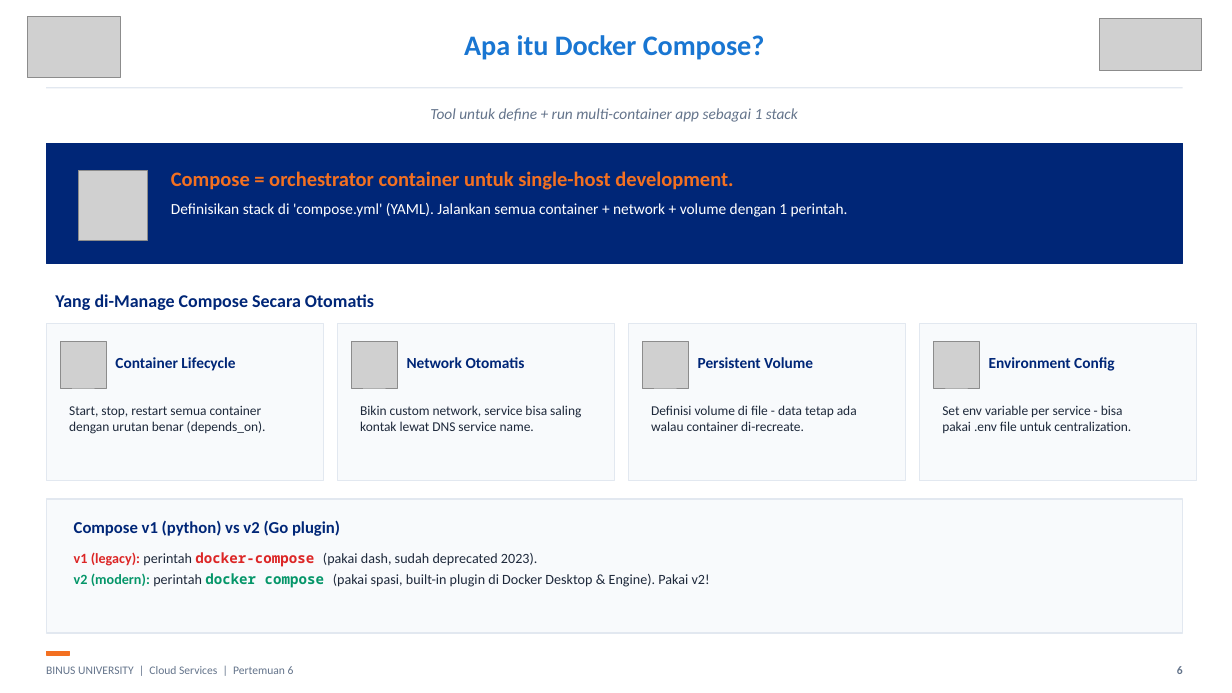
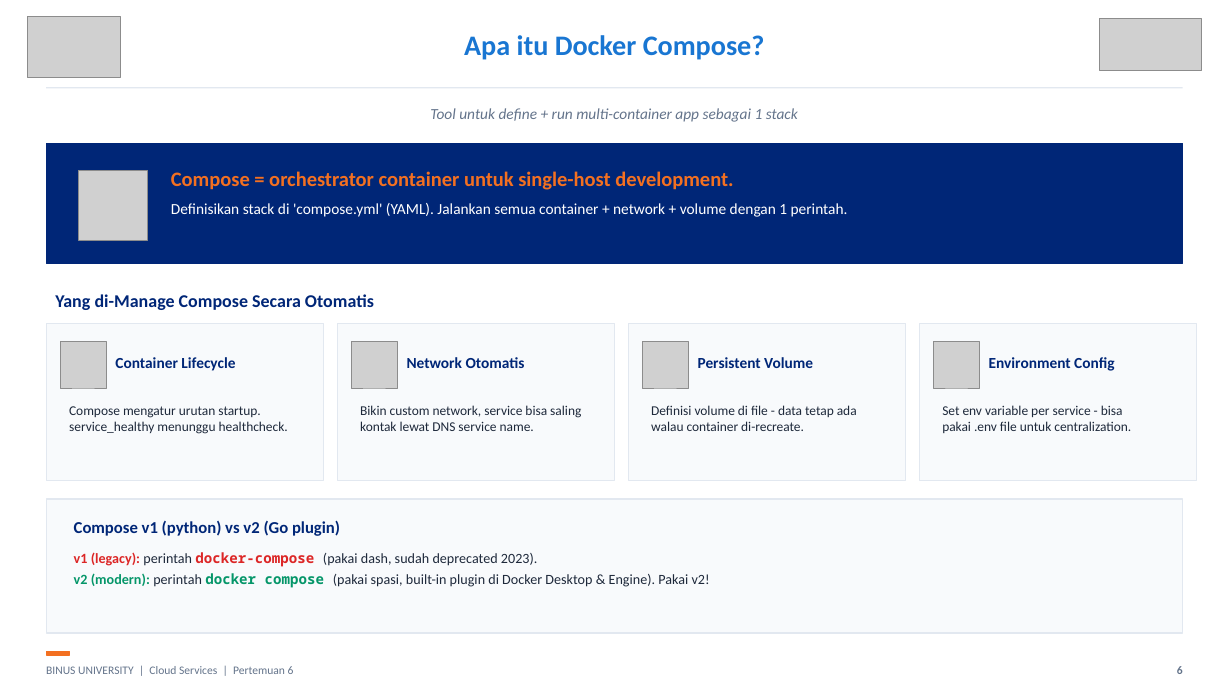
Before and after one commit to SeedFlora/meet6CloudService, a slide deck: slide 6 of slides/Teori_Pertemuan_06.pptx. Drawn at 1232x693 pixels with LibreOffice and Linux fonts; fonts in the diff are those of the drawing; grey boxes stand for pictures. Boxes give left, top, right and bottom in pixels: in the first picture for what was removed or moved away, otherwise in the second. Text is boxed around its words. In the diff, an @@ line names an element or a change of style, - is before the commit and + after.

Commit message:
Complete Docker Compose theory walkthrough and repair slide readability

```diff
--- a/slides/Teori_Pertemuan_06.pptx
+++ b/slides/Teori_Pertemuan_06.pptx
@@ text at [69,406,288,434]: text changed @@
-Start, stop, restart semua container dengan urutan benar (depends_on).
+Compose mengatur urutan startup. service_healthy menunggu healthcheck.
```
Also in this commit, not shown: 17 other slides changed, 4 other files.
